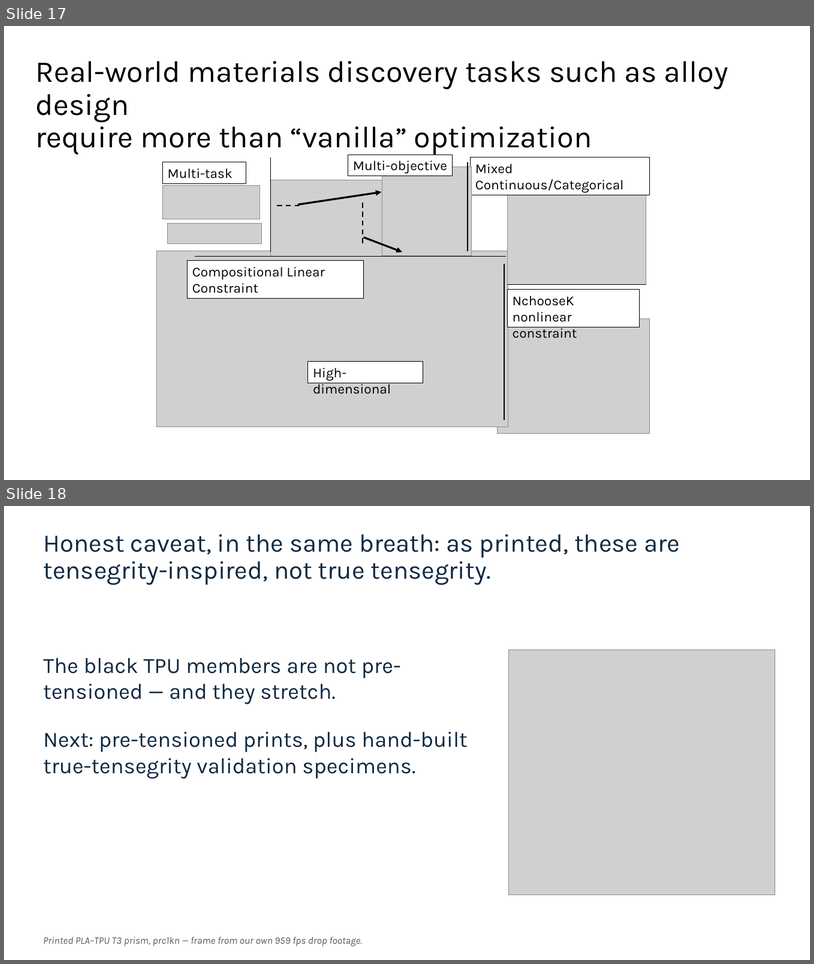
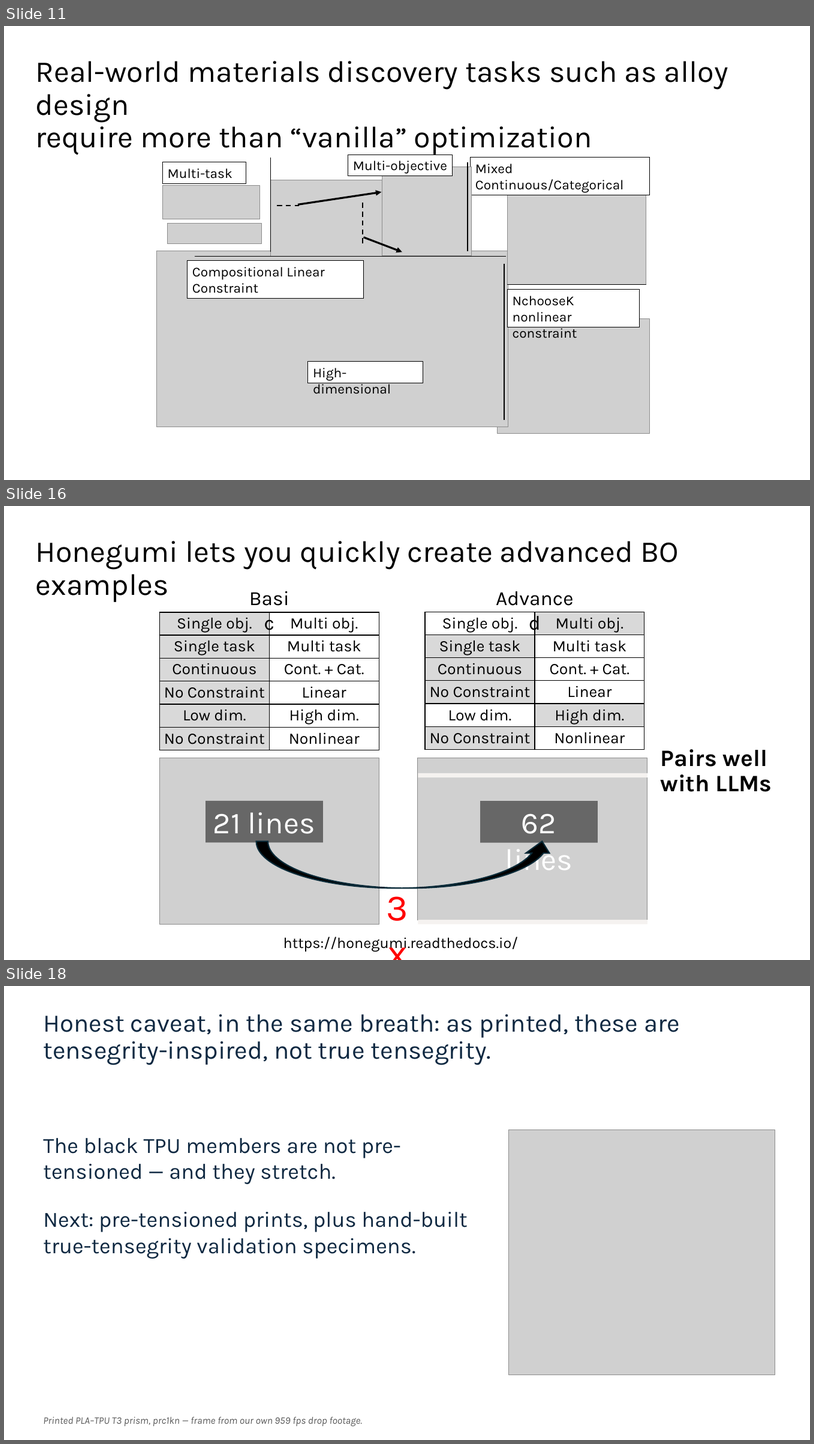
Before and after one commit to vertical-cloud-lab/tensegrity-optimization, a slide deck: presentation/Slide Decks/IDETC Supplement Slides (BO block + gap + video + accel).pptx. Shown one above the other, each under a label of ours: slides 17 and 18 before the commit, slides 11, 16 and 18 after it; the slides between them are not shown. The pictures are 814x964 and 814x1444 pixels, drawn with LibreOffice and Linux fonts; fonts in the diff are those of the drawing; grey boxes stand for pictures. Boxes give left, top, right and bottom in pixels: in the first picture for what was removed or moved away, otherwise in the second. Text is boxed around its words. In the diff, an @@ line names an element or a change of style, - is before the commit and + after.

```diff
--- a/presentation/Slide Decks/IDETC Supplement Slides (BO block + gap + video + accel).pptx
+++ b/presentation/Slide Decks/IDETC Supplement Slides (BO block + gap + video + accel).pptx
@@ slide 16 added at [4,506,810,960], background #FFFFFF @@
@@ title added at [35,541,680,602], 36 pt, text #000000 @@
+Honegumi lets you quickly create advanced BO examples
@@ text added at [241,583,298,612], 24.1 pt, text #000000 @@
+Basic
@@ text added at [488,583,583,612], 24.1 pt, text #000000 @@
+Advanced
@@ table added at [159,612,378,659], 2 rows, 2 columns @@
+Single obj. | Multi obj.
+ | 
@@ table added at [425,612,644,635], 1 rows, 2 columns @@
+Single obj. | Multi obj.
@@ table added at [159,635,378,658], 1 rows, 2 columns @@
+Single task | Multi task
@@ table added at [425,635,644,658], 1 rows, 2 columns @@
+Single task | Multi task
@@ table added at [159,658,378,681], 1 rows, 2 columns @@
+Continuous | Cont. + Cat.
@@ table added at [425,657,644,680], 1 rows, 2 columns @@
+Continuous | Cont. + Cat.
@@ table added at [159,681,378,704], 1 rows, 2 columns @@
+No Constraint | Linear
@@ table added at [425,681,644,704], 1 rows, 2 columns @@
+No Constraint | Linear
@@ table added at [159,704,378,727], 1 rows, 2 columns @@
+Low dim. | High dim.
@@ table added at [425,704,644,727], 1 rows, 2 columns @@
+Low dim. | High dim.
@@ table added at [159,727,378,750], 1 rows, 2 columns @@
+No Constraint | Nonlinear
@@ table added at [425,727,644,750], 1 rows, 2 columns @@
+No Constraint | Nonlinear
@@ picture added at [159,757,379,924] @@
@@ picture added at [418,757,648,920] @@
@@ text added at [660,749,773,792], 28 pt, text #000000, bold @@
+‌ Pairs well
+  with LLMs
@@ rectangle added at [419,773,648,777], fill #F5F2F0 @@
@@ rectangle added at [206,801,323,843], fill #000000 at 50% opacity, 36.1 pt, text #FFFFFF @@
+21 lines
@@ rectangle added at [481,801,598,843], fill #000000 at 50% opacity, 36.1 pt, text #FFFFFF @@
+62 lines
@@ curved left arrow added at [257,841,554,888], fill #000000, outline #092A39 1.5 pt @@
@@ text added at [375,882,420,931], 44.1 pt, text #FF0000 @@
+3x
@@ text added at [284,936,519,951], 18 pt, text #000000 @@
+https://honegumi.readthedocs.io/
@@ rectangle added at [419,920,648,924], fill #F5F2F0 @@
@@ what was slide 17 is now slide 11 @@
```
Also in this commit, not shown: 5 other slides added, 6 slides removed, 12 other files.
